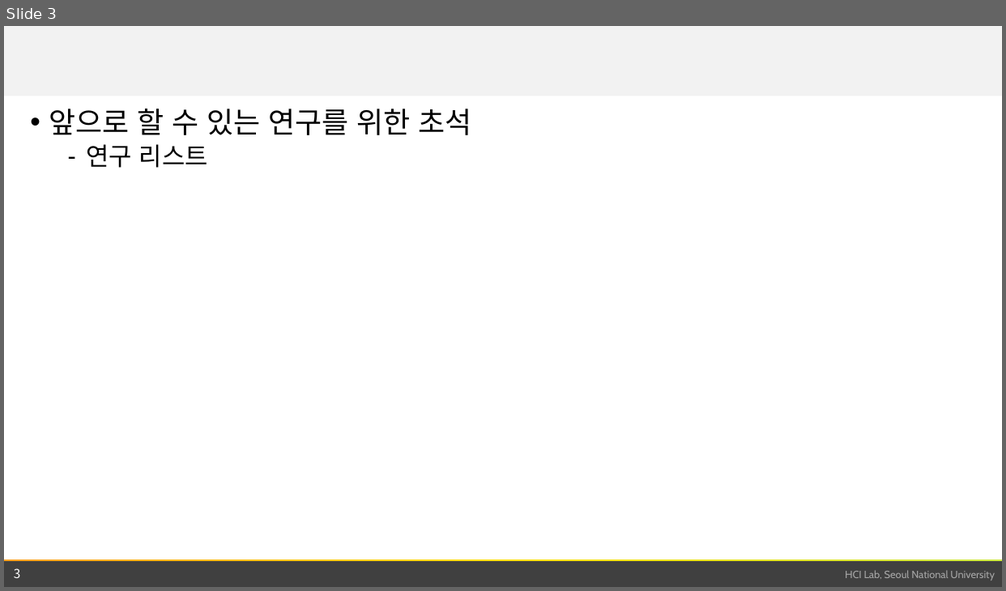
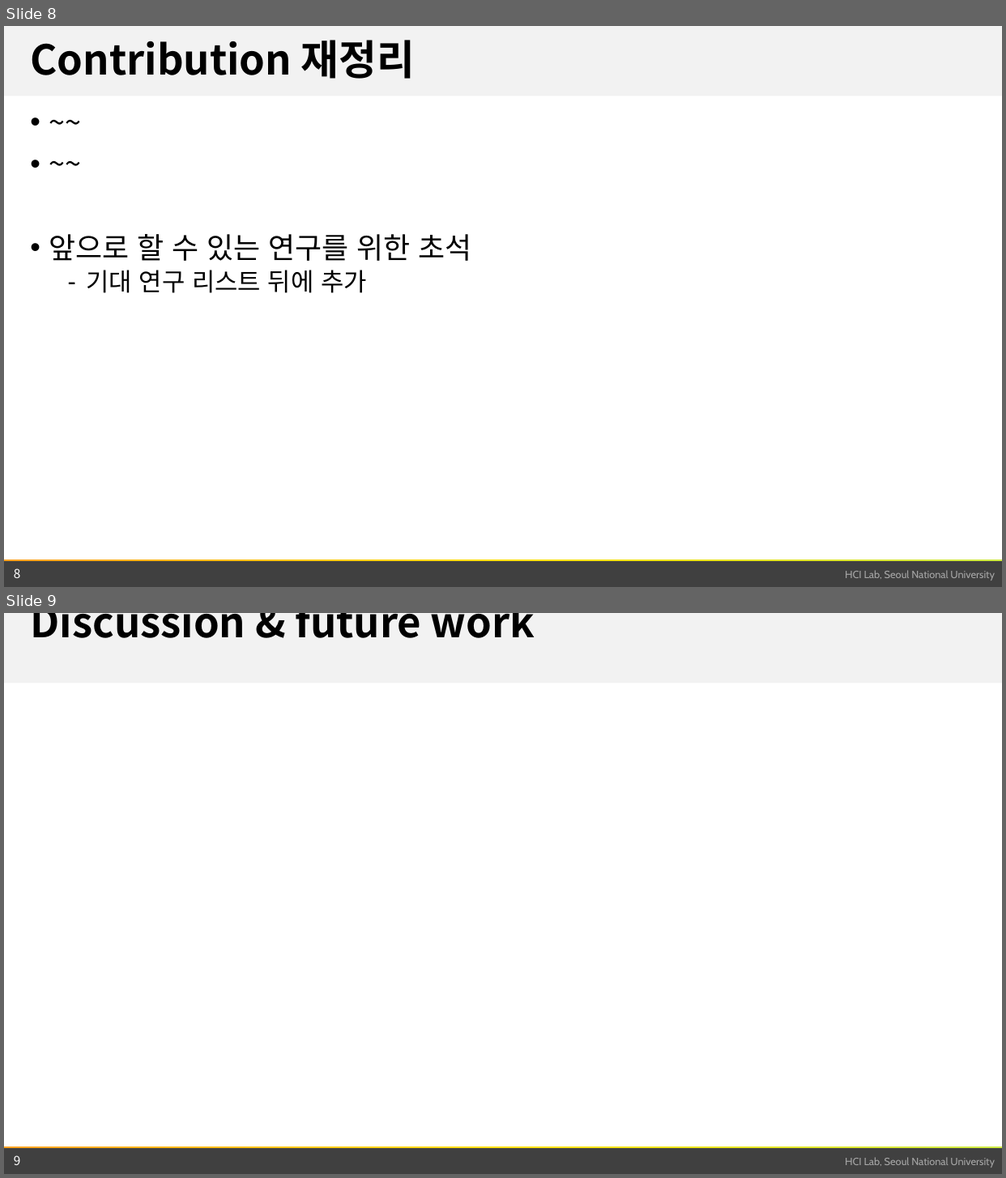
Before and after one commit to snu-infovis-2017/ReVA, a slide deck: term_project.pptx. Shown one above the other, each under a label of ours: slide 3 before the commit, slides 8 and 9 after it. The pictures are 1006x591 and 1006x1178 pixels, drawn with LibreOffice and Linux fonts; fonts in the diff are those of the drawing; background and template pictures are left out. Boxes give left, top, right and bottom in pixels: in the first picture for what was removed or moved away, otherwise in the second. Text is boxed around its words. In the diff, an @@ line names an element or a change of style, - is before the commit and + after.

```diff
--- a/term_project.pptx
+++ b/term_project.pptx
@@ slide 9 added at [4,613,1002,1174], background #FFFFFF; not listed: 4 template elements that a slide beside it also shows @@
@@ title added at [30,613,535,638], 39.6 pt, text #000000, bold @@
+Discussion & future work
@@ page number added at [14,1156,21,1165], 12 pt, text #FFFFFF @@
+9
@@ what was slide 3 is now slide 8 @@
@@ slide 8 changed as well @@
@@ title added at [30,40,415,79], 39.6 pt, text #000000, bold @@
+Contribution 재정리
@@ text at [49,234,472,293]: paragraphs added @@
+• ~~
+• ~~
@@ text at [87,270,367,293]: text changed @@
-  – 연구 리스트
+  – 기대 연구 리스트 뒤에 추가
@@ page number at [14,569,21,578]: text changed @@
-3
+8
```
Also in this commit, not shown: 1 other slide changed, 9 other slides added, 1 slide removed, 1 other file.
